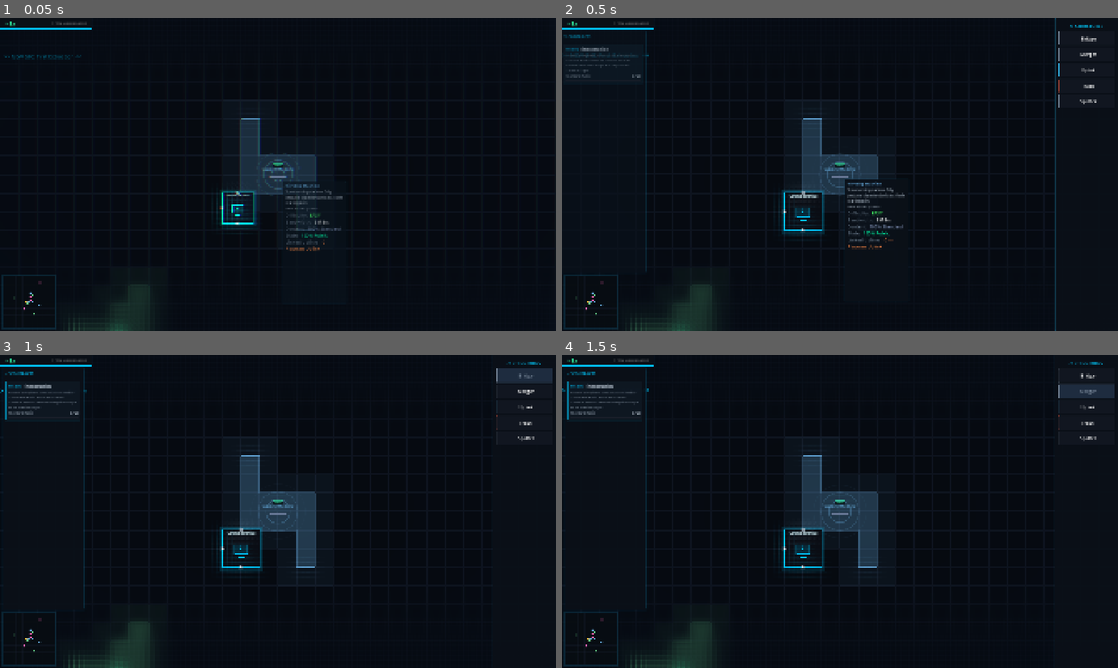
Above: before the commit, frames 1-4 (two rows, left to right).
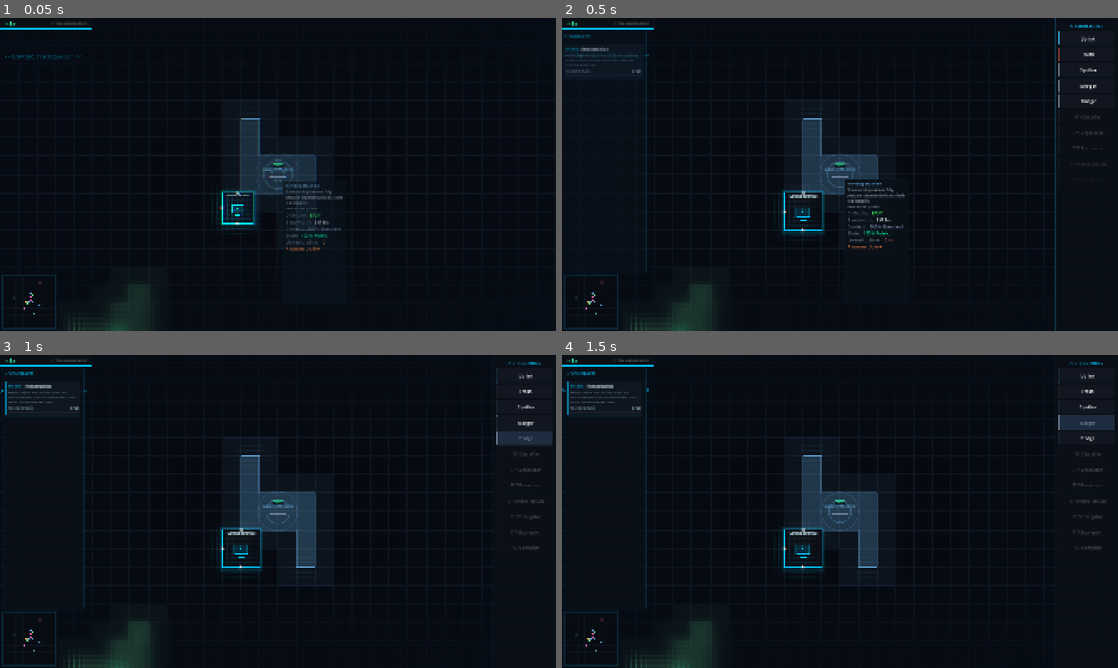
Above: after the commit, the same moments.

Repository: BYGGOLDENSTONE/sys-admin
Game: Godot game, scene res://scenes/main.tscn
Two runs of this game, one before a commit and one after it. Both use one fixed random seed, a clock stepped at 60 frames per second and the inputs below.
Inputs:
- Up to frame 1 (0.05 s): no input
- Up to frame 2 (0.5 s): no input
- Up to frame 3 (1 s): click "Bridge" at 0.5 s
- Up to frame 4 (1.5 s): click "Merger" at 1.25 s

Frame 1 is identical in both runs. In frame 2, 0.3% of the frame differs, in the area x 0-98%, y 4-42%; in frame 3, 1.3%; in frame 4, 1.3%, in the area x 0-100%, y 5-63%.

Commit message:
v3.0 Phase G — Tutorial + Onboarding + Goal Clarity
- Tutorial hint system (tutorial_manager.gd): contextual hints on gig activation, building unlock, and gig completion with queue and auto-dismiss
- Building panel: locked buildings now visible with unlock requirements shown
- Gig panel: stall detection after 30s with per-gig troubleshooting hints
- All 7 tutorial gig descriptions rewritten for clarity and action-orientation
- Gig completion messages guide player to next step
- Fixed building display order for consistent layout

Co-Authored-By: Claude Opus 4.6 <noreply@anthropic.com>

Diff:
--- a/resources/gigs/gig_01.tres
+++ b/resources/gigs/gig_01.tres
@@ -13,7 +13,7 @@
 [resource]
 script = ExtResource("1")
 gig_name = "First Extraction"
-description = "Connect an Uplink to a data source and deliver 20 Standard Public data to the Contract Terminal. Route a cable from the Uplink's output to the Terminal's input."
+description = "Place an Uplink next to a data source and connect it to the Contract Terminal with a cable. Deliver 20 Standard Public data."
 order_index = 1
 is_tutorial = true
 requirements = Array[Resource]([SubResource("req1")])
--- a/resources/gigs/gig_02.tres
+++ b/resources/gigs/gig_02.tres
@@ -20,7 +20,7 @@
 [resource]
 script = ExtResource("1")
 gig_name = "Data Sorting"
-description = "Use the Classifier to separate Financial and Biometric data from a mixed source. Deliver 10 of each to the Contract Terminal."
+description = "Use your new Classifier to split a mixed source. Set the filter with TAB — send Financial one way, Biometric the other."
 order_index = 2
 is_tutorial = true
 requirements = Array[Resource]([SubResource("req1"), SubResource("req2")])
--- a/resources/gigs/gig_03.tres
+++ b/resources/gigs/gig_03.tres
@@ -13,7 +13,7 @@
 [resource]
 script = ExtResource("1")
 gig_name = "Public Extraction"
-description = "Deliver 15 Financial Public data. The source may have Corrupted data mixed in — use the Separator to filter out non-Public data before delivery."
+description = "This source mixes Public and Corrupted data. Use your new Separator to filter by state — keep Public, discard the rest."
 order_index = 3
 is_tutorial = true
 requirements = Array[Resource]([SubResource("req1")])
--- a/resources/gigs/gig_04.tres
+++ b/resources/gigs/gig_04.tres
@@ -14,7 +14,7 @@
 [resource]
 script = ExtResource("1")
 gig_name = "Data Recovery"
-description = "Deliver 10 Financial Recovered data. Use the Recoverer to repair Corrupted data — feed it matching Public data as fuel."
+description = "Corrupted data can be repaired! Use your new Recoverer — feed Corrupted data from the left and Public fuel from the top."
 order_index = 4
 is_tutorial = true
 requirements = Array[Resource]([SubResource("req1")])
--- a/resources/gigs/gig_05.tres
+++ b/resources/gigs/gig_05.tres
@@ -14,7 +14,7 @@
 [resource]
 script = ExtResource("1")
 gig_name = "Decryption Run"
-description = "Deliver 10 Research Decrypted data. Build a Research Lab to produce Keys, then use the Decryptor to unlock Encrypted data."
+description = "Encrypted data needs Keys to unlock. Build a Research Lab to produce Keys, then feed both into a Decryptor."
 order_index = 5
 is_tutorial = true
 requirements = Array[Resource]([SubResource("req1")])
--- a/resources/gigs/gig_06.tres
+++ b/resources/gigs/gig_06.tres
@@ -14,7 +14,7 @@
 [resource]
 script = ExtResource("1")
 gig_name = "Encryption Job"
-description = "Deliver 10 Biometric data that has been decrypted and re-encrypted. Use the Decryptor first, then run it through the Encryptor."
+description = "Some clients want re-encrypted data. Decrypt first, then run it through your new Encryptor — it needs a Key from top, just like the Decryptor."
 order_index = 6
 is_tutorial = true
 requirements = Array[Resource]([SubResource("req1")])
--- a/resources/gigs/gig_07.tres
+++ b/resources/gigs/gig_07.tres
@@ -12,7 +12,7 @@
 [resource]
 script = ExtResource("1")
 gig_name = "Package Deal"
-description = "Deliver 5 packaged data bundles. Use the Compiler to combine Blueprint and Research data into a single product."
+description = "Bundle two data types into one product. Use your new Compiler — feed Blueprint from the left and Research from the top to create Packets."
 order_index = 7
 is_tutorial = true
 requirements = Array[Resource]([SubResource("req1")])
--- a/scripts/main.gd
+++ b/scripts/main.gd
@@ -27,6 +27,7 @@
 var _gig_manager: Node = null
 var _gig_panel: PanelContainer = null
 var _contract_terminal: Node2D = null
+var _tutorial_manager: Node = null
 
 
 func _ready() -> void:
@@ -130,6 +131,9 @@
 
 	# Setup shortcut hints
 	_setup_shortcut_hints()
+
+	# Setup tutorial manager
+	_setup_tutorial_manager()
 
 	# Setup sound manager
 	_setup_sound_manager()
@@ -331,11 +335,15 @@
 	_show_gig_notification("GIG COMPLETE: %s" % gig.gig_name, Color("#44ff88"))
 	if _sound_manager:
 		_sound_manager.play_unlock()
+	if _tutorial_manager:
+		_tutorial_manager.on_gig_completed(gig)
 
 
 func _on_gig_activated(gig) -> void:
 	_show_gig_notification("NEW GIG: %s" % gig.gig_name, Color("#00bbee"))
 	building_panel.refresh_buttons()
+	if _tutorial_manager:
+		_tutorial_manager.on_gig_activated(gig)
 
 
 func _show_gig_notification(text: String, color: Color) -> void:
@@ -367,6 +375,8 @@
 	_show_unlock_notification(building_name)
 	if _sound_manager:
 		_sound_manager.play_unlock()
+	if _tutorial_manager:
+		_tutorial_manager.on_building_unlocked(building_name)
 
 
 func _show_unlock_notification(building_name: String) -> void:
@@ -437,6 +447,15 @@
 func _on_source_discovered(source: Node2D) -> void:
 	var def = source.definition
 	_show_discovery_notification(def.source_name, def.color)
+
+
+func _setup_tutorial_manager() -> void:
+	var TutorialManagerScript = preload("res://scripts/tutorial_manager.gd")
+	_tutorial_manager = Node.new()
+	_tutorial_manager.set_script(TutorialManagerScript)
+	_tutorial_manager.name = "TutorialManager"
+	add_child(_tutorial_manager)
+	_tutorial_manager.setup(ui_layer)
 
 
 func _setup_sound_manager() -> void:
--- /dev/null
+++ b/scripts/tutorial_manager.gd
@@ -0,0 +1,293 @@
+extends Node
+
+## Tutorial hint system — shows contextual guidance when gigs activate,
+## buildings unlock, and when the player might be stuck.
+
+signal hint_shown(hint_text: String)
+signal hint_dismissed()
+
+const HINT_BG := Color(0.03, 0.07, 0.12, 0.95)
+const HINT_BORDER := Color(0.0, 0.7, 0.9, 0.5)
+const HINT_TEXT_CLR := Color(0.82, 0.88, 0.92, 1.0)
+const HINT_ACCENT := Color("#00ddff")
+const HINT_KEY_CLR := Color("#ffcc44")
+
+var _ui_layer: CanvasLayer = null
+var _hint_panel: PanelContainer = null
+var _hint_label: RichTextLabel = null
+var _hint_queue: Array[Dictionary] = []  ## {text, duration, priority}
+var _current_hint: Dictionary = {}
+var _dismiss_timer: float = 0.0
+var _shown_hints: Dictionary = {}  ## hint_id -> true (prevents repeats)
+
+## Gig-specific intro hints — shown when each tutorial gig activates
+var _gig_hints: Dictionary = {
+	1: {
+		"id": "gig1_intro",
+		"text": "Find a [color=#00ddff]data source[/color] nearby and place an [color=#ffcc44]Uplink[/color] next to it.\nConnect the Uplink to the [color=#00ddff]Contract Terminal[/color] with a cable.",
+		"duration": 12.0,
+	},
+	2: {
+		"id": "gig2_intro",
+		"text": "Your new [color=#ffcc44]Classifier[/color] filters data by [color=#00ddff]content type[/color].\nSelected type exits [color=#00ddff]right[/color], everything else exits [color=#00ddff]bottom[/color]. Press [color=#ffcc44]TAB[/color] to change filter.",
+		"duration": 14.0,
+	},
+	3: {
+		"id": "gig3_intro",
+		"text": "The [color=#ffcc44]Separator[/color] filters by [color=#00ddff]data state[/color] instead of content.\nUse it to split [color=#00ddff]Public[/color] from [color=#00ddff]Corrupted[/color] data. Press [color=#ffcc44]TAB[/color] to change filter.",
+		"duration": 14.0,
+	},
+	4: {
+		"id": "gig4_intro",
+		"text": "The [color=#ffcc44]Recoverer[/color] repairs Corrupted data using [color=#00ddff]fuel[/color].\nFeed [color=#00ddff]data[/color] from the left, [color=#00ddff]Public fuel[/color] from the top. Both inputs needed!",
+		"duration": 14.0,
+	},
+	5: {
+		"id": "gig5_intro",
+		"text": "Build a [color=#ffcc44]Research Lab[/color] to produce [color=#00ddff]Keys[/color], then a [color=#ffcc44]Decryptor[/color] to unlock Encrypted data.\nDecryptor needs [color=#00ddff]data[/color] from left and a [color=#00ddff]Key[/color] from top.",
+		"duration": 14.0,
+	},
+	6: {
+		"id": "gig6_intro",
+		"text": "The [color=#ffcc44]Encryptor[/color] re-encrypts processed data using a [color=#00ddff]Key[/color].\nFirst [color=#00ddff]decrypt[/color], then run through [color=#ffcc44]Encryptor[/color] — same Key supply as Decryptor.",
+		"duration": 14.0,
+	},
+	7: {
+		"id": "gig7_intro",
+		"text": "The [color=#ffcc44]Compiler[/color] combines [color=#00ddff]two different data types[/color] into one [color=#00ddff]Packet[/color].\nFeed one type from [color=#00ddff]left[/color], another from [color=#00ddff]top[/color].",
+		"duration": 14.0,
+	},
+}
+
+## Building unlock descriptions — shown when a building unlocks
+var _building_hints: Dictionary = {
+	"Classifier": {
+		"id": "unlock_classifier",
+		"text": "[color=#ffcc44]CLASSIFIER[/color] unlocked — filters data by [color=#00ddff]content type[/color].\nInput: [color=#00ddff]left[/color]  |  Filtered: [color=#00ddff]right[/color]  |  Rest: [color=#00ddff]bottom[/color]",
+		"duration": 8.0,
+	},
+	"Separator": {
+		"id": "unlock_separator",
+		"text": "[color=#ffcc44]SEPARATOR[/color] unlocked — filters data by [color=#00ddff]state[/color] (Public, Encrypted, Corrupted).\nInput: [color=#00ddff]left[/color]  |  Filtered: [color=#00ddff]right[/color]  |  Rest: [color=#00ddff]bottom[/color]",
+		"duration": 8.0,
+	},
+	"Recoverer": {
+		"id": "unlock_recoverer",
+		"text": "[color=#ffcc44]RECOVERER[/color] unlocked — repairs Corrupted data.\nData: [color=#00ddff]left[/color]  |  Fuel: [color=#00ddff]top[/color]  |  Output: [color=#00ddff]right[/color]",
+		"duration": 8.0,
+	},
+	"Research Lab": {
+		"id": "unlock_research_lab",
+		"text": "[color=#ffcc44]RESEARCH LAB[/color] unlocked — produces Decryption Keys.\nPress [color=#ffcc44]TAB[/color] to select Key tier. Higher tier = more ingredients needed.",
+		"duration": 8.0,
+	},
+	"Decryptor": {
+		"id": "unlock_decryptor",
+		"text": "[color=#ffcc44]DECRYPTOR[/color] unlocked — breaks encryption on data.\nEncrypted data: [color=#00ddff]left[/color]  |  Key: [color=#00ddff]top[/color]  |  Output: [color=#00ddff]right[/color]",
+		"duration": 8.0,
+	},
+	"Encryptor": {
+		"id": "unlock_encryptor",
+		"text": "[color=#ffcc44]ENCRYPTOR[/color] unlocked — re-encrypts processed data.\nData: [color=#00ddff]left[/color]  |  Key: [color=#00ddff]top[/color]  |  Output: [color=#00ddff]right[/color]",
+		"duration": 8.0,
+	},
+	"Compiler": {
+		"id": "unlock_compiler",
+		"text": "[color=#ffcc44]COMPILER[/color] unlocked — packages two data types into one Packet.\nType A: [color=#00ddff]left[/color]  |  Type B: [color=#00ddff]top[/color]  |  Packet: [color=#00ddff]right[/color]",
+		"duration": 8.0,
+	},
+}
+
+
+func setup(ui_layer: CanvasLayer) -> void:
+	_ui_layer = ui_layer
+	_build_hint_panel()
+
+
+func _build_hint_panel() -> void:
+	_hint_panel = PanelContainer.new()
+	_hint_panel.mouse_filter = Control.MOUSE_FILTER_STOP
+
+	# Position: top-center, below notifications
+	_hint_panel.anchor_left = 0.5
+	_hint_panel.anchor_right = 0.5
+	_hint_panel.anchor_top = 0.0
+	_hint_panel.anchor_bottom = 0.0
+	_hint_panel.offset_left = -220.0
+	_hint_panel.offset_right = 220.0
+	_hint_panel.offset_top = 50.0
+	_hint_panel.offset_bottom = 50.0
+	_hint_panel.grow_horizontal = Control.GROW_DIRECTION_BOTH
+	_hint_panel.grow_vertical = Control.GROW_DIRECTION_END
+
+	# Style
+	var style := StyleBoxFlat.new()
+	style.bg_color = HINT_BG
+	style.border_color = HINT_BORDER
+	style.border_width_top = 2
+	style.border_width_bottom = 1
+	style.border_width_left = 1
+	style.border_width_right = 1
+	style.corner_radius_bottom_left = 4
+	style.corner_radius_bottom_right = 4
+	style.content_margin_left = 16
+	style.content_margin_right = 16
+	style.content_margin_top = 12
+	style.content_margin_bottom = 12
+	style.shadow_color = Color(0.0, 0.5, 0.7, 0.1)
+	style.shadow_size = 10
+	_hint_panel.add_theme_stylebox_override("panel", style)
+
+	# Layout
+	var vbox := VBoxContainer.new()
+	vbox.add_theme_constant_override("separation", 6)
+	_hint_panel.add_child(vbox)
+
+	# Hint text (RichTextLabel for BBCode colors)
+	_hint_label = RichTextLabel.new()
+	_hint_label.bbcode_enabled = true
+	_hint_label.fit_content = true
+	_hint_label.scroll_active = false
+	_hint_label.add_theme_font_size_override("normal_font_size", 13)
+	_hint_label.add_theme_color_override("default_color", HINT_TEXT_CLR)
+	_hint_label.mouse_filter = Control.MOUSE_FILTER_IGNORE
+	vbox.add_child(_hint_label)
+
+	# Dismiss label
+	var dismiss := Label.new()
+	dismiss.text = "click to dismiss"
+	dismiss.add_theme_font_size_override("font_size", 9)
+	dismiss.add_theme_color_override("font_color", Color(0.4, 0.5, 0.55, 0.5))
+	dismiss.horizontal_alignment = HORIZONTAL_ALIGNMENT_RIGHT
+	dismiss.mouse_filter = Control.MOUSE_FILTER_IGNORE
+	vbox.add_child(dismiss)
+
+	_hint_panel.visible = false
+	_hint_panel.modulate = Color(1, 1, 1, 0)
+	_ui_layer.add_child(_hint_panel)
+
+	# Click to dismiss
+	_hint_panel.gui_input.connect(_on_hint_clicked)
+
+
+func _on_hint_clicked(event: InputEvent) -> void:
+	if event is InputEventMouseButton and event.pressed:
+		dismiss_current()
+
+
+func show_hint(text: String, duration: float = 10.0, hint_id: String = "", priority: int = 0) -> void:
+	# Don't repeat the same hint
+	if hint_id != "" and _shown_hints.has(hint_id):
+		return
+
+	var hint := {"text": text, "duration": duration, "id": hint_id, "priority": priority}
+
+	# If nothing showing, display immediately
+	if _current_hint.is_empty():
+		_display_hint(hint)
+	else:
+		# Higher priority replaces current; same/lower queues
+		if priority > _current_hint.get("priority", 0):
+			_hint_queue.push_front(_current_hint)
+			_display_hint(hint)
+		else:
+			_hint_queue.append(hint)
+
+
+func dismiss_current() -> void:
+	if _current_hint.is_empty():
+		return
+	_current_hint = {}
+	_dismiss_timer = 0.0
+	# Fade out
+	var tw := create_tween()
+	tw.tween_property(_hint_panel, "modulate:a", 0.0, 0.2)
+	tw.tween_callback(func():
+		_hint_panel.visible = false
+		hint_dismissed.emit()
+		_show_next_queued()
+	)
+
+
+func _display_hint(hint: Dictionary) -> void:
+	_current_hint = hint
+	_dismiss_timer = hint.duration
+	if hint.id != "":
+		_shown_hints[hint.id] = true
+
+	_hint_label.text = hint.text
+	_hint_panel.visible = true
+
+	# Animate in
+	_hint_panel.modulate = Color(1, 1, 1, 0)
+	_hint_panel.offset_top = 40.0
+	var tw := create_tween().set_parallel(true).set_trans(Tween.TRANS_QUART).set_ease(Tween.EASE_OUT)
+	tw.tween_property(_hint_panel, "modulate:a", 1.0, 0.3)
+	tw.tween_property(_hint_panel, "offset_top", 50.0, 0.3)
+	hint_shown.emit(hint.text)
+
+
+func _show_next_queued() -> void:
+	if _hint_queue.is_empty():
+		return
+	# Sort by priority descending
+	_hint_queue.sort_custom(func(a, b): return a.get("priority", 0) > b.get("priority", 0))
+	var next: Dictionary = _hint_queue.pop_front()
+	_display_hint(next)
+
+
+func _process(delta: float) -> void:
+	if _current_hint.is_empty():
+		return
+	_dismiss_timer -= delta
+	if _dismiss_timer <= 0.0:
+		dismiss_current()
+
+
+## Called when a tutorial gig activates
+func on_gig_activated(gig) -> void:
+	if not gig.is_tutorial:
+		return
+	var hint_data: Dictionary = _gig_hints.get(gig.order_index, {})
+	if hint_data.is_empty():
+		return
+	# Delay slightly so gig notification shows first
+	get_tree().create_timer(1.2).timeout.connect(func():
+		show_hint(hint_data.text, hint_data.duration, hint_data.id, 1)
+	)
+
+
+## Completion messages per tutorial gig
+var _completion_hints: Dictionary = {
+	1: "Good — you've got data flowing! Next: learn to sort it.",
+	2: "Content filtering mastered! Next: learn to filter by state.",
+	3: "State filtering done! Next: repair corrupted data.",
+	4: "Recovery pipeline built! Next: unlock encryption.",
+	5: "Decryption online! Next: learn re-encryption.",
+	6: "Full encrypt/decrypt chain! Last step: package data.",
+	7: "All core mechanics learned! New contracts available.",
+}
+
+
+## Called when a gig completes
+func on_gig_completed(gig) -> void:
+	if not gig.is_tutorial:
+		return
+	# Dismiss current hint if it was for this gig
+	var expected_id: String = "gig%d_intro" % gig.order_index
+	if _current_hint.get("id", "") == expected_id:
+		dismiss_current()
+	# Show completion hint after a short delay
+	var msg: String = _completion_hints.get(gig.order_index, "")
+	if msg != "":
+		get_tree().create_timer(2.5).timeout.connect(func():
+			show_hint("[color=#44ff88]%s[/color]" % msg, 6.0, "gig%d_done" % gig.order_index, 0)
+		)
+
+
+## Called when a building unlocks
+func on_building_unlocked(building_name: String) -> void:
+	var hint_data: Dictionary = _building_hints.get(building_name, {})
+	if hint_data.is_empty():
+		return
+	show_hint(hint_data.text, hint_data.duration, hint_data.id, 2)
--- a/scripts/ui/building_panel.gd
+++ b/scripts/ui/building_panel.gd
@@ -7,7 +7,28 @@
 const BUTTON_NORMAL_COLOR := Color(0.08, 0.1, 0.14, 0.7)
 const BUTTON_HOVER_COLOR := Color(0.12, 0.18, 0.26, 0.85)
 const BUTTON_PRESSED_COLOR := Color(0.16, 0.24, 0.36, 0.9)
+const LOCKED_BG_COLOR := Color(0.05, 0.06, 0.08, 0.5)
+const LOCKED_BORDER_COLOR := Color(0.2, 0.22, 0.25, 0.4)
+const LOCKED_TEXT_COLOR := Color(0.35, 0.38, 0.42, 0.7)
 const TITLE_COLOR := Color("#00bbee")
+
+## Display order for buildings (consistent layout)
+const BUILDING_ORDER: PackedStringArray = [
+	"Uplink", "Trash", "Splitter", "Merger", "Bridge",
+	"Classifier", "Separator", "Recoverer",
+	"Research Lab", "Decryptor", "Encryptor", "Compiler",
+]
+
+## Which gig unlocks each building (for locked tooltip)
+const UNLOCK_GIG: Dictionary = {
+	"Classifier": "Gig 2: Data Sorting",
+	"Separator": "Gig 3: Public Extraction",
+	"Recoverer": "Gig 4: Data Recovery",
+	"Research Lab": "Gig 5: Decryption Run",
+	"Decryptor": "Gig 5: Decryption Run",
+	"Encryptor": "Gig 6: Encryption Job",
+	"Compiler": "Gig 7: Package Deal",
+}
 
 var _definitions: Array[BuildingDefinition] = []
 var _gig_manager: Node = null
@@ -68,19 +89,34 @@
 	# Clear old buttons
 	for child in _button_container_ref.get_children():
 		child.queue_free()
-	# Re-create visible buttons with staggered fade-in
+
+	# Build a name->def lookup
+	var def_map: Dictionary = {}
+	for def in _definitions:
+		def_map[def.building_name] = def
+
+	# Re-create buttons in fixed order with staggered fade-in
 	var idx := 0
-	for def in _definitions:
-		if not def.is_placeable:
+	for bname in BUILDING_ORDER:
+		var def: BuildingDefinition = def_map.get(bname)
+		if def == null or not def.is_placeable:
 			continue
-		if _gig_manager and not _gig_manager.is_building_unlocked(def.building_name):
-			continue
+		var unlocked: bool = not _gig_manager or _gig_manager.is_building_unlocked(bname)
+
 		var button := Button.new()
-		button.text = def.building_name
-		button.tooltip_text = _build_cost_tooltip(def)
 		button.custom_minimum_size = Vector2(180, 48)
-		_style_button(button, def.color)
-		button.pressed.connect(_on_building_button_pressed.bind(def))
+
+		if unlocked:
+			button.text = def.building_name
+			button.tooltip_text = def.description
+			_style_button(button, def.color)
+			button.pressed.connect(_on_building_button_pressed.bind(def))
+		else:
+			button.text = "??? %s" % def.building_name
+			button.tooltip_text = "Locked — Complete %s" % UNLOCK_GIG.get(bname, "a gig")
+			button.disabled = true
+			_style_locked_button(button)
+
 		_button_container_ref.add_child(button)
 
 		# Staggered fade-in animation
@@ -118,6 +154,24 @@
 	add_theme_stylebox_override("panel", style)
 
 
+func _style_locked_button(button: Button) -> void:
+	var style := StyleBoxFlat.new()
+	style.bg_color = LOCKED_BG_COLOR
+	style.border_color = LOCKED_BORDER_COLOR
+	style.border_width_left = 3
+	style.corner_radius_top_left = 3
+	style.corner_radius_bottom_left = 3
+	style.corner_radius_top_right = 1
+	style.corner_radius_bottom_right = 1
+	style.content_margin_left = 14
+	style.content_margin_top = 8
+	style.content_margin_bottom = 8
+	button.add_theme_stylebox_override("normal", style)
+	button.add_theme_stylebox_override("disabled", style)
+	button.add_theme_color_override("font_color", LOCKED_TEXT_COLOR)
+	button.add_theme_color_override("font_disabled_color", LOCKED_TEXT_COLOR)
+
+
 func _style_button(button: Button, accent_color: Color) -> void:
 	var style := StyleBoxFlat.new()
 	style.bg_color = BUTTON_NORMAL_COLOR
--- a/scripts/ui/gig_panel.gd
+++ b/scripts/ui/gig_panel.gd
@@ -15,12 +15,16 @@
 const BRIGHT := Color(0.85, 0.9, 0.95, 1.0)
 const CARD_BG := Color(0.06, 0.08, 0.12, 0.8)
 const TRACKED_GLOW := Color(0.0, 0.6, 0.8, 0.12)
+const STALL_CLR := Color(0.8, 0.45, 0.15, 1.0)
+const STALL_TIME := 30.0  ## seconds without progress before showing stall hint
 
 var _gig_manager: Node = null
 var _gig_container: VBoxContainer = null
-var _cards: Dictionary = {}   ## order_index -> { root, bars[], name_l, gig }
+var _cards: Dictionary = {}   ## order_index -> { root, bars[], name_l, gig, stall_timers[], stall_labels[] }
 var _no_gig_label: Label = null
 var _tracked_order: int = -1
+var _last_progress: Dictionary = {}  ## order_index -> Array[int] (snapshot of progress)
+var _stall_timers: Dictionary = {}   ## order_index -> Array[float] (seconds since last progress per req)
 
 
 func _ready() -> void:
@@ -213,7 +217,19 @@
 		fl.anchor_bottom = 1.0
 		bc.add_child(fl)
 
-		bars.append({"rl": rl, "cl": cl, "fl": fl, "tgt": tgt})
+		# Stall hint label (hidden by default)
+		var stall_l := Label.new()
+		stall_l.text = ""
+		stall_l.add_theme_font_size_override("font_size", 9)
+		stall_l.add_theme_color_override("font_color", STALL_CLR)
+		stall_l.autowrap_mode = TextServer.AUTOWRAP_WORD_SMART
+		stall_l.visible = false
+		row.add_child(stall_l)
+
+		bars.append({"rl": rl, "cl": cl, "fl": fl, "tgt": tgt, "stall_l": stall_l})
+
+	# Init stall tracking
+	_init_stall_tracking(order, gig.requirements.size())
 
 	# Reward buildings
 	if gig.reward_buildings.size() > 0:
@@ -273,6 +289,15 @@
 	b.cl.add_theme_color_override("font_color", DONE_CLR if done else BRIGHT)
 	b.rl.add_theme_color_override("font_color", DONE_CLR if done else DIM)
 
+	# Reset stall timer on progress
+	if _stall_timers.has(gig.order_index):
+		var timers: Array = _stall_timers[gig.order_index]
+		if ri < timers.size():
+			timers[ri] = 0.0
+	# Hide stall hint
+	if b.has("stall_l") and is_instance_valid(b.stall_l):
+		b.stall_l.visible = false
+
 	# Animate fill
 	var ratio: float = clampf(float(cur) / maxi(tgt, 1), 0.0, 1.0)
 	b.fl.color = DONE_CLR if done else BAR_FILL
@@ -307,6 +332,7 @@
 		if is_instance_valid(_cards[order].root):
 			_cards[order].root.queue_free()
 		_cards.erase(order)
+	_stall_timers.erase(order)
 	_auto_track()
 	_update_empty()
 
@@ -349,3 +375,56 @@
 	l.add_theme_font_size_override("font_size", font_size)
 	l.add_theme_color_override("font_color", color)
 	return l
+
+
+# ── Stall Detection ──────────────────────────────────────────
+
+## Gig-specific stall hints for tutorial gigs
+const STALL_HINTS: Dictionary = {
+	1: ["Connect an Uplink to a source, then cable it to the Contract Terminal"],
+	2: ["Place a Classifier and press TAB to set filter — send Financial right, rest down"],
+	3: ["Use a Separator to filter out Corrupted data — only Public goes to the Terminal"],
+	4: ["Recoverer needs TWO inputs: Corrupted data from left, Public fuel from top"],
+	5: ["Build a Research Lab for Keys, then a Decryptor. Feed Encrypted data + Key"],
+	6: ["Decrypt first, then re-encrypt: Decryptor → Encryptor. Both need Keys from top"],
+	7: ["Compiler needs two DIFFERENT data types: one from left, one from top"],
+}
+
+
+func _process(delta: float) -> void:
+	# Update stall timers for active cards
+	for order in _cards:
+		var cd: Dictionary = _cards[order]
+		var gig = cd.gig
+		if not _stall_timers.has(order):
+			continue
+		var timers: Array = _stall_timers[order]
+		var prog: Array = _gig_manager.get_progress(gig) if _gig_manager else []
+		for i in range(timers.size()):
+			var cur: int = prog[i] if i < prog.size() else 0
+			var tgt: int = gig.requirements[i].amount if i < gig.requirements.size() else 1
+			if cur >= tgt:
+				continue  # Already done
+			timers[i] += delta
+			# Show stall hint after threshold
+			if timers[i] >= STALL_TIME and i < cd.bars.size():
+				var stall_l: Label = cd.bars[i].get("stall_l")
+				if stall_l and not stall_l.visible:
+					var hints: Array = STALL_HINTS.get(order, [])
+					if i < hints.size():
+						stall_l.text = "? %s" % hints[i]
+					elif hints.size() > 0:
+						stall_l.text = "? %s" % hints[0]
+					else:
+						stall_l.text = "? No progress — check your pipeline"
+					stall_l.visible = true
+					# Subtle pulse on the bar fill
+					if cd.bars[i].has("fl"):
+						cd.bars[i].fl.color = STALL_CLR
+
+
+func _init_stall_tracking(order: int, req_count: int) -> void:
+	var timers: Array = []
+	for _i in range(req_count):
+		timers.append(0.0)
+	_stall_timers[order] = timers
Not shown, added: scripts/tutorial_manager.gd.uid
Not shown, changed: CLAUDE.md
